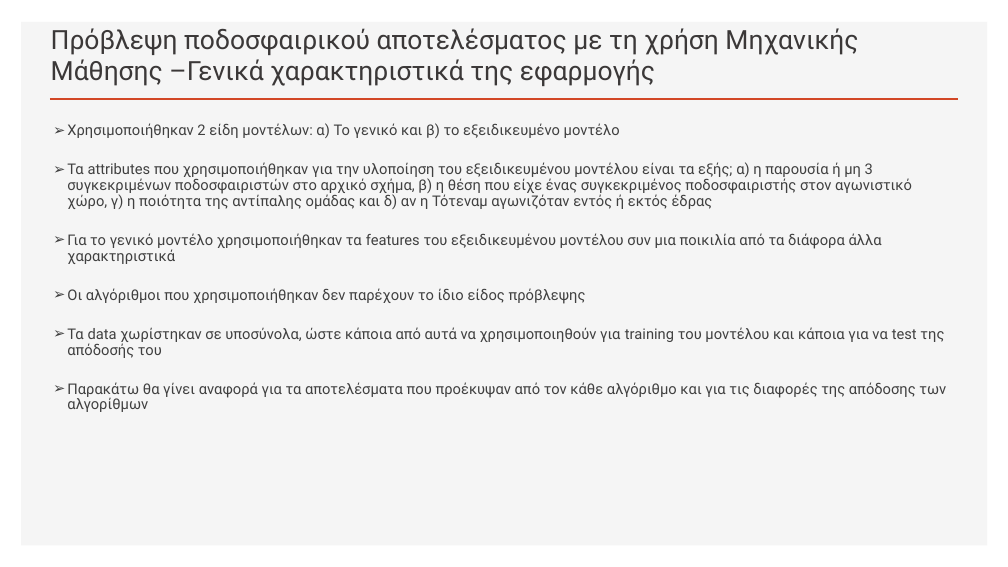
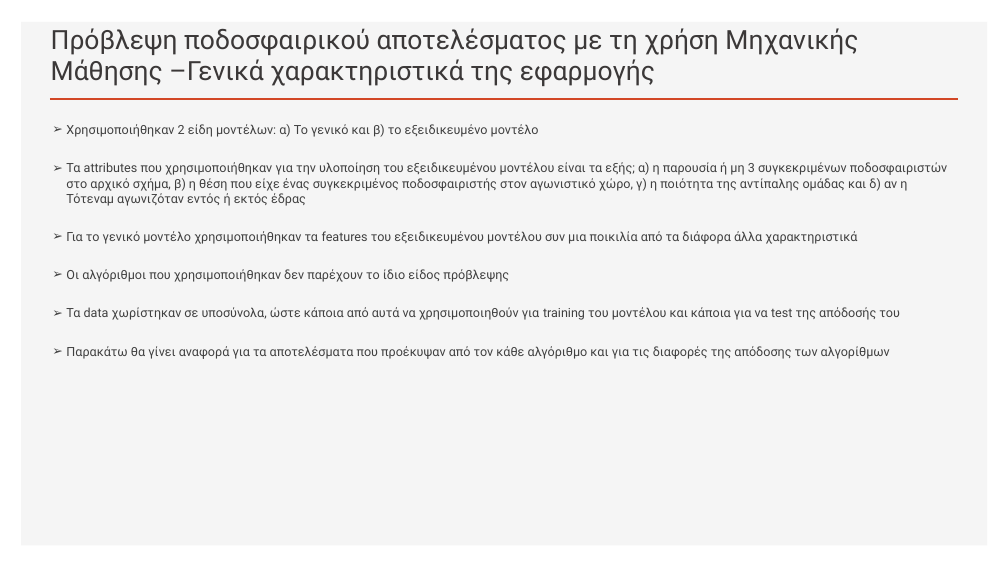
Before and after one commit to nikosbampis/Machine-Learning, a slide deck: slide 6 of machine-learning-12-13.pptx. Drawn at 1008x567 pixels with LibreOffice and Linux fonts; fonts in the diff are those of the drawing. Boxes give left, top, right and bottom in pixels: in the first picture for what was removed or moved away, otherwise in the second. Text is boxed around its words. In the diff, an @@ line names an element or a change of style, - is before the commit and + after.

```diff
--- a/machine-learning-12-13.pptx
+++ b/machine-learning-12-13.pptx
@@ text "Χρησιμοποιήθηκαν 2 είδη μοντέλων: α) ..." at [66,124,947,359]: size 14 to 12 pt; line spacing 0.9 to 1 @@
```
Also in this commit, not shown: 3 other slides changed, 4 slides added, 5 slides removed.
